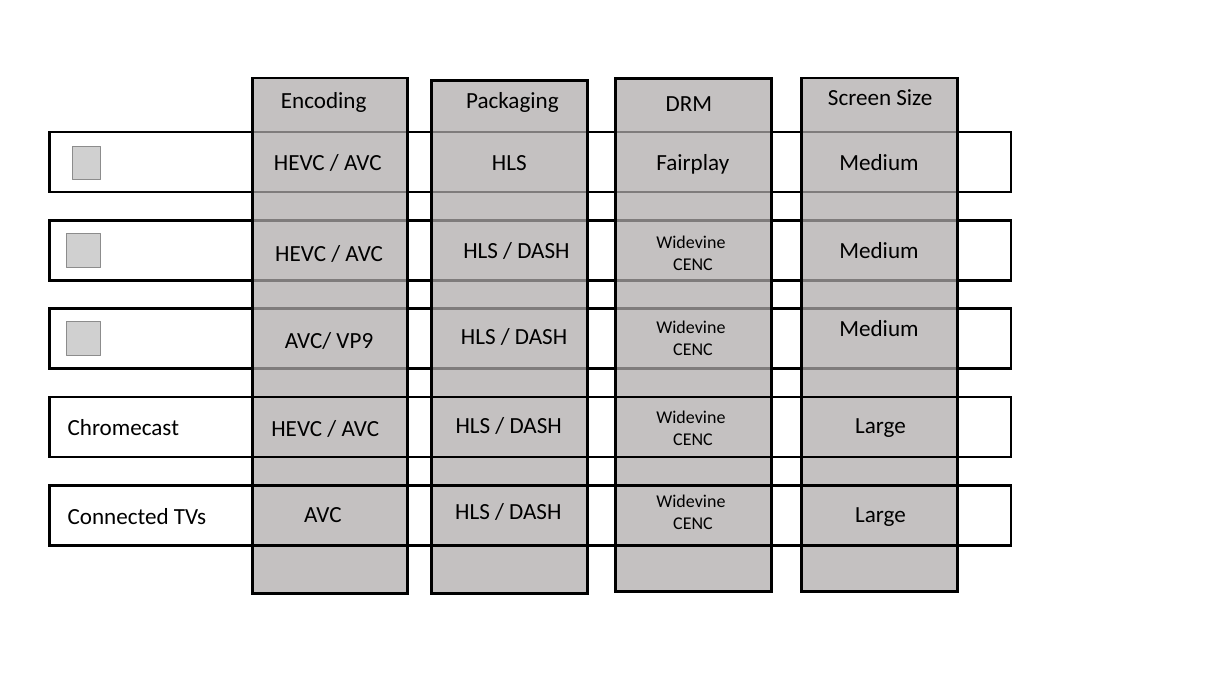
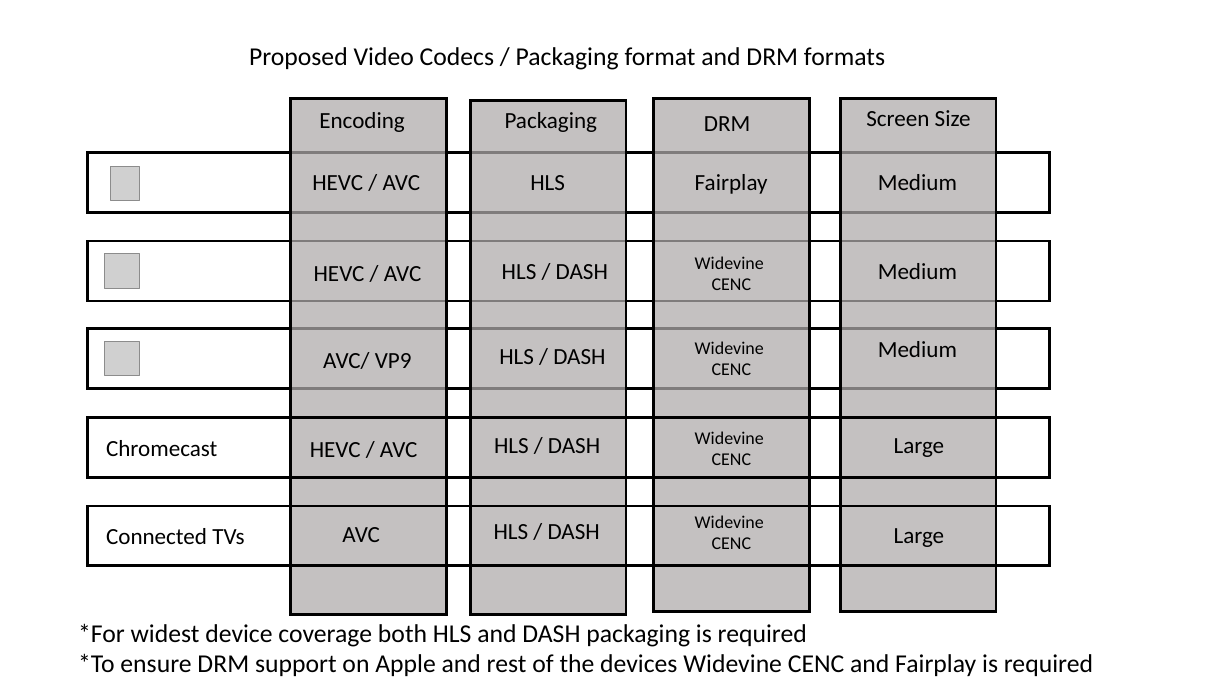
Before and after one commit to morphkurt/demo, a slide deck: slide 4 of usecase-1.pptx. Drawn at 1232x693 pixels with LibreOffice and Linux fonts; fonts in the diff are those of the drawing; grey boxes stand for pictures. Boxes give left, top, right and bottom in pixels: in the first picture for what was removed or moved away, otherwise in the second. Text is boxed around its words. In the diff, an @@ line names an element or a change of style, - is before the commit and + after.

```diff
--- a/usecase-1.pptx
+++ b/usecase-1.pptx
@@ text added at (249,47,885,70), 20 pt, text #000000 @@
+Proposed Video Codecs / Packaging format and DRM formats
@@ 2 pictures, 2 texts: place and size @@
-2 pictures, 2 texts at (67,234,906,526)
+2 pictures, 2 texts at (104,254,945,547)
@@ 24 texts, 9 rectangles, 1 picture: place and size @@
-24 texts, 9 rectangles, 1 picture at (49,78,1011,594)
+24 texts, 9 rectangles, 1 picture at (88,98,1050,615)
@@ text added at (78,623,1093,676), 20 pt, text #000000 @@
+*For widest device coverage both HLS and DASH packaging is required
+*To ensure DRM support on Apple and rest of the devices Widevine CENC and Fairplay is required
```
Also in this commit, not shown: 8 other files.
